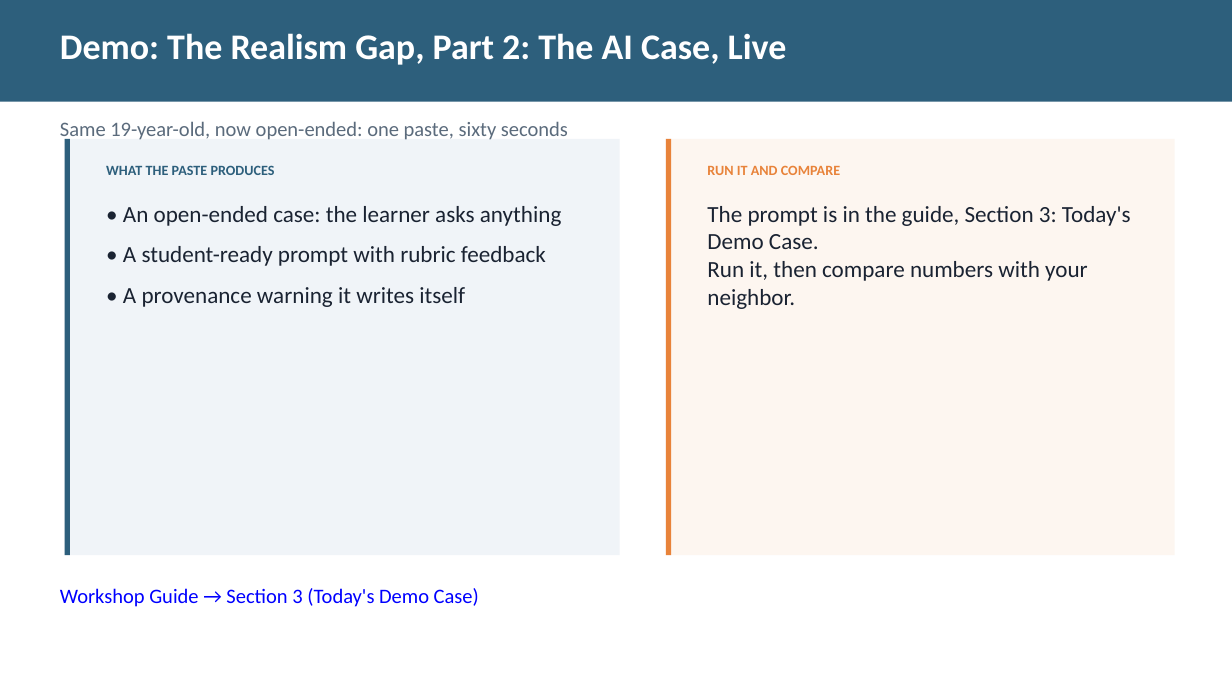
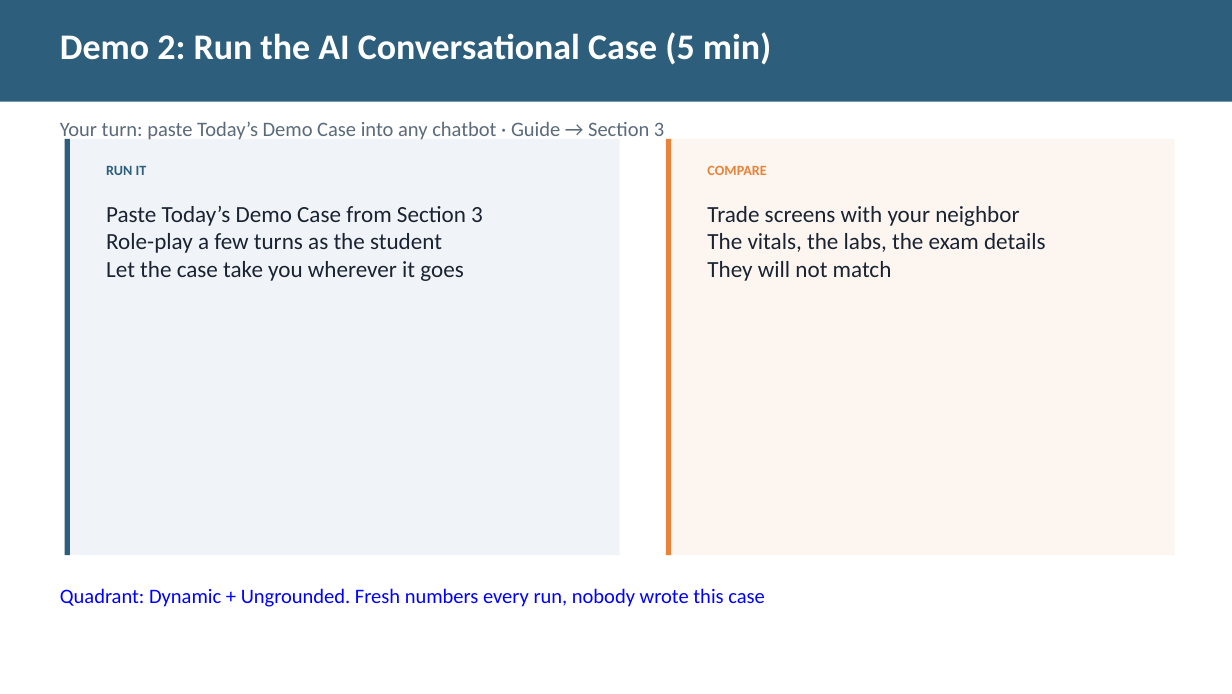
Before and after one commit to diana-brewer/digital-learning-unlocked, a slide deck: slide 6 of Digital Learning Unlocked - Slide Deck.pptx (slide 7 before the commit). Drawn at 1232x694 pixels with LibreOffice and Linux fonts; fonts in the diff are those of the drawing. Boxes give left, top, right and bottom in pixels: in the first picture for what was removed or moved away, otherwise in the second. Text is boxed around its words. In the diff, an @@ line names an element or a change of style, - is before the commit and + after.

```diff
--- a/Digital Learning Unlocked - Slide Deck.pptx
+++ b/Digital Learning Unlocked - Slide Deck.pptx
@@ text at <box>60,32,772,65</box>: text changed @@
-Demo: The Realism Gap, Part 2: The AI Case, Live
+Demo 2: Run the AI Conversational Case (5 min)
@@ text at <box>60,121,664,142</box>: text changed @@
-Same 19-year-old, now open-ended: one paste, sixty seconds
+Your turn: paste Today’s Demo Case into any chatbot · Guide → Section 3
@@ text at <box>106,166,147,175</box>: text changed @@
-WHAT THE PASTE PRODUCES
+RUN IT
@@ text at <box>707,165,766,175</box>: text changed @@
-RUN IT AND COMPARE
+COMPARE
@@ text at <box>106,206,483,281</box>: text changed @@
-• An open-ended case: the learner asks anything
-• A student-ready prompt with rubric feedback
-• A provenance warning it writes itself
+Paste Today’s Demo Case from Section 3
+Role-play a few turns as the student
+Let the case take you wherever it goes
@@ text at <box>707,206,1046,281</box>: text changed @@
-The prompt is in the guide, Section 3: Today's Demo Case.
-Run it, then compare numbers with your neighbor.
+Trade screens with your neighbor
+The vitals, the labs, the exam details
+They will not match
@@ text at <box>60,588,765,607</box>: text changed @@
-Workshop Guide → Section 3 (Today's Demo Case)
+Quadrant: Dynamic + Ungrounded. Fresh numbers every run, nobody wrote this case
```
Also in this commit, not shown: 3 other slides changed, 1 slide added, 7 slides removed, 3 other files.
